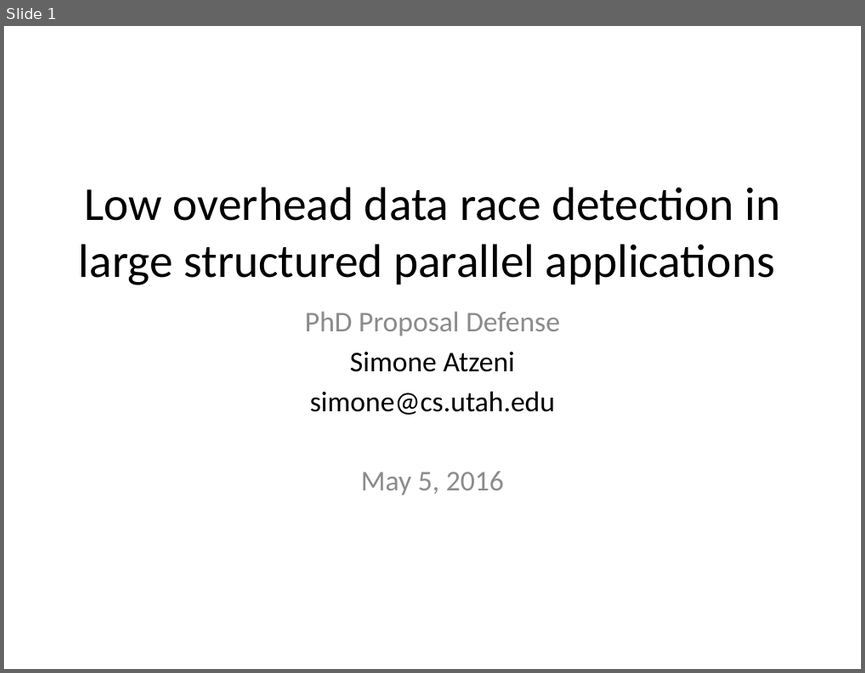
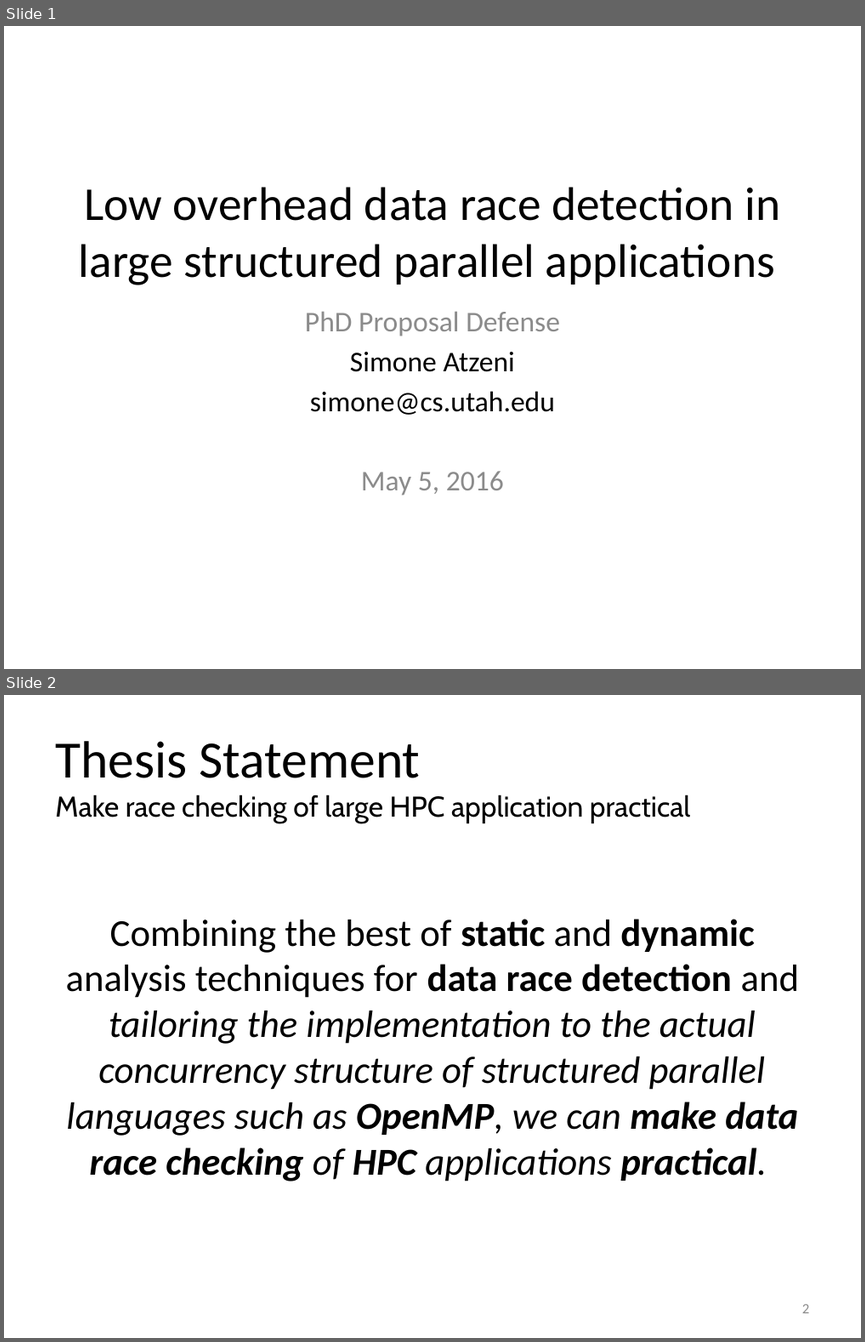
Before and after one commit to simoatze/oral_qualifier, a slide deck: presentation/presentation.pptx. Shown one above the other, each under a label of ours: slide 1 before the commit, slides 1 and 2 after it. The pictures are 865x673 and 865x1342 pixels, drawn with LibreOffice and Linux fonts; fonts in the diff are those of the drawing. Boxes give left, top, right and bottom in pixels: in the first picture for what was removed or moved away, otherwise in the second. Text is boxed around its words. In the diff, an @@ line names an element or a change of style, - is before the commit and + after.

```diff
--- a/presentation/presentation.pptx
+++ b/presentation/presentation.pptx
@@ slide 2 added at (4,695,861,1338), background #FFFFFF @@
@@ title added at (55,741,690,823), 24 pt, text #000000 @@
+Thesis Statement
+Make race checking of large HPC application practical
@@ text added at (66,919,800,1181), 32 pt, text #000000, italic @@
+Combining the best of static and dynamic analysis techniques for data race detection and tailoring the implementation to the actual concurrency structure of structured parallel languages such as OpenMP, we can make data race checking of HPC applications practical.
@@ page number added at (802,1304,809,1313), 12 pt, text #8C8C8C @@
+2
```
Also in this commit, not shown: 23 slides changed, 1 other slide added, 1 other file.
